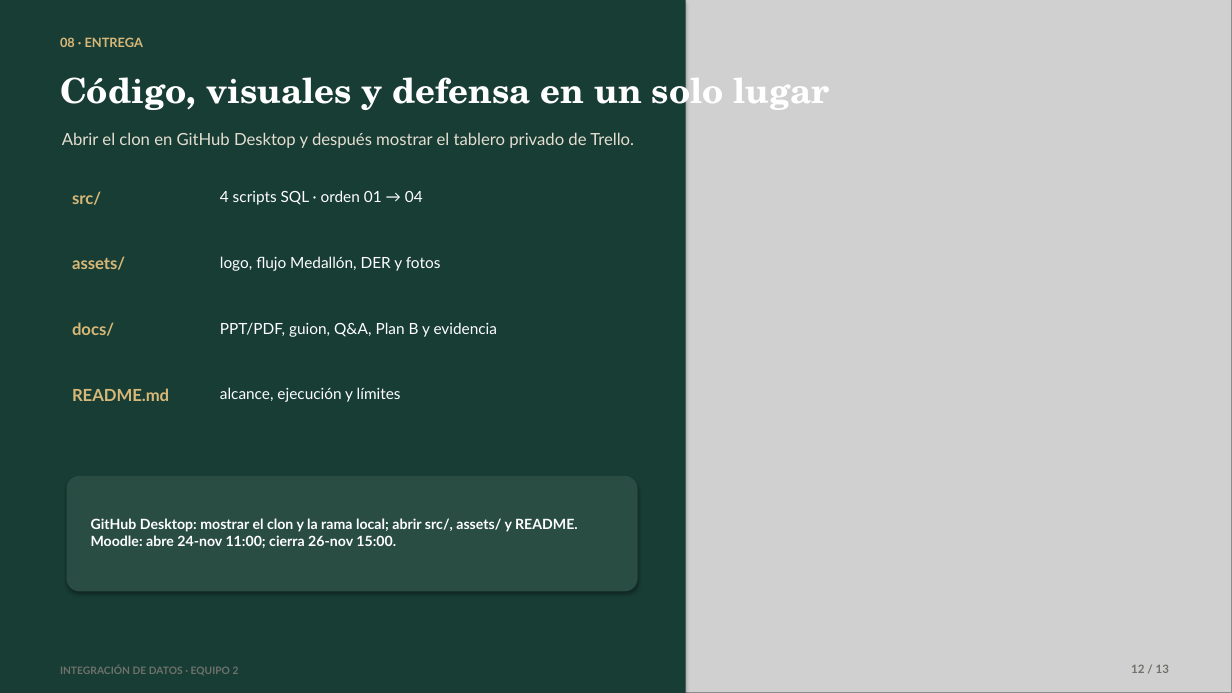
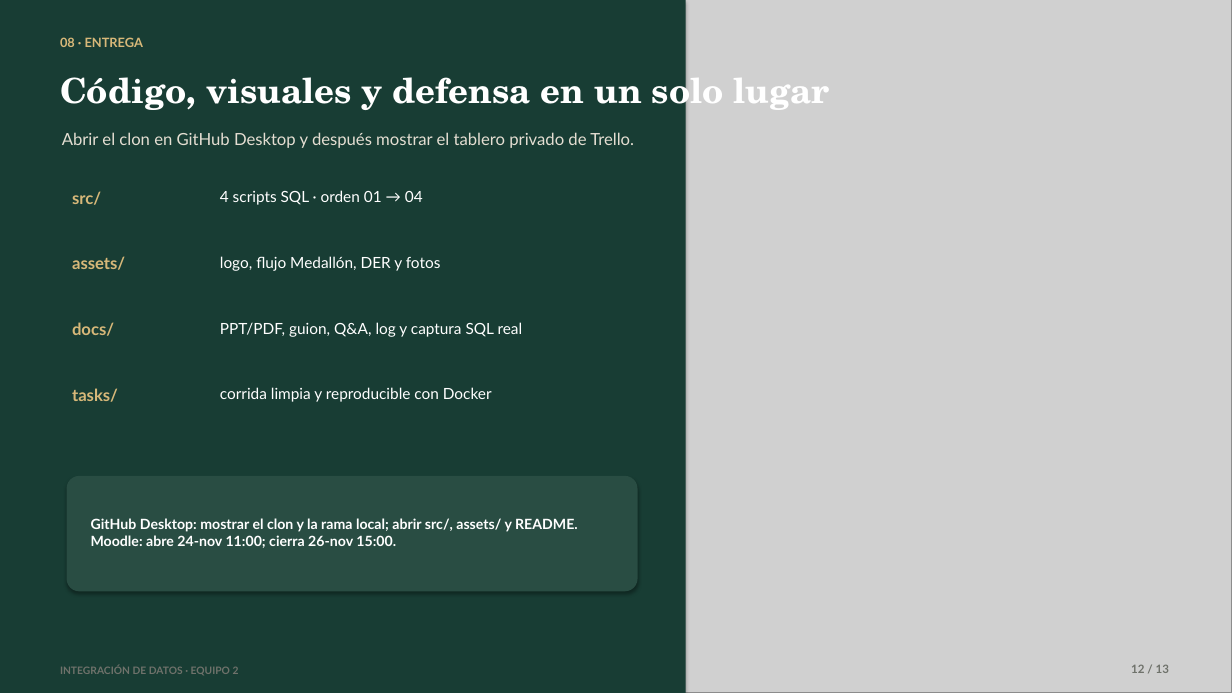
Before and after one commit to checheag22/integracion-datos-equipo-2, a slide deck: slide 12 of docs/presentacion-final-equipo-2.pptx. Drawn at 1232x693 pixels with LibreOffice and Linux fonts; fonts in the diff are those of the drawing; grey boxes stand for pictures. Boxes give left, top, right and bottom in pixels: in the first picture for what was removed or moved away, otherwise in the second. Text is boxed around its words. In the diff, an @@ line names an element or a change of style, - is before the commit and + after.

```diff
--- a/docs/presentacion-final-equipo-2.pptx
+++ b/docs/presentacion-final-equipo-2.pptx
@@ text at (x1=220, y1=322, x2=523, y2=337): text changed @@
-PPT/PDF, guion, Q&A, Plan B y evidencia
+PPT/PDF, guion, Q&A, log y captura SQL real
@@ text at (x1=72, y1=388, x2=118, y2=402): text changed @@
-README.md
+tasks/
@@ text at (x1=220, y1=387, x2=492, y2=402): text changed @@
-alcance, ejecución y límites
+corrida limpia y reproducible con Docker
```
Also in this commit, not shown: 6 other slides changed, 18 other files.
